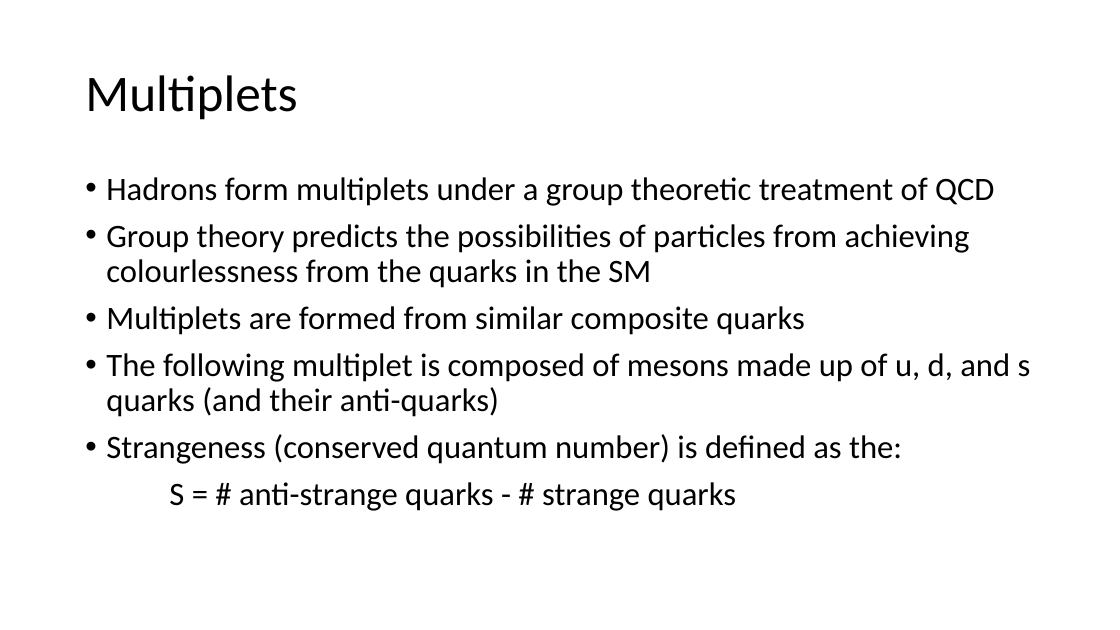
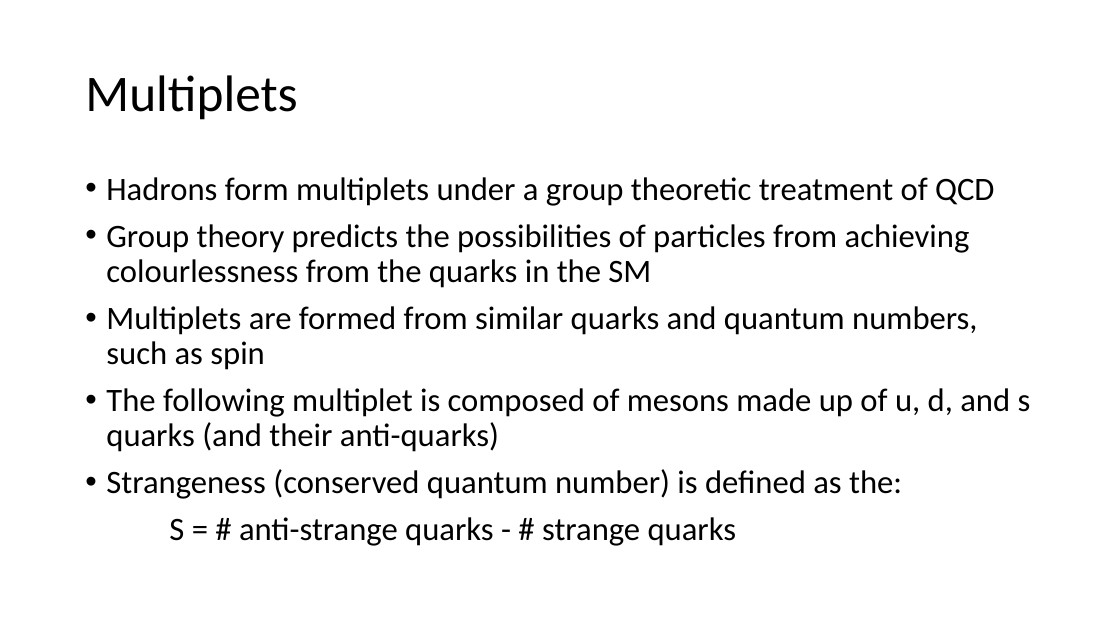
Before and after one commit to mitlabence/Lab18, a slide deck: slide 9 of Presentation/E212.pptx (slide 12 before the commit). Drawn at 1120x630 pixels with LibreOffice and Linux fonts; fonts in the diff are those of the drawing. Boxes give left, top, right and bottom in pixels: in the first picture for what was removed or moved away, otherwise in the second. Text is boxed around its words. In the diff, an @@ line names an element or a change of style, - is before the commit and + after.

```diff
--- a/Presentation/E212.pptx
+++ b/Presentation/E212.pptx
@@ text at (x1=106, y1=306, x2=977, y2=370): text changed @@
-• Multiplets are formed from similar composite quarks
+• Multiplets are formed from similar quarks and quantum numbers, such as spin
```
Also in this commit, not shown: 4 other slides changed, 2 slides added, 7 slides removed.
